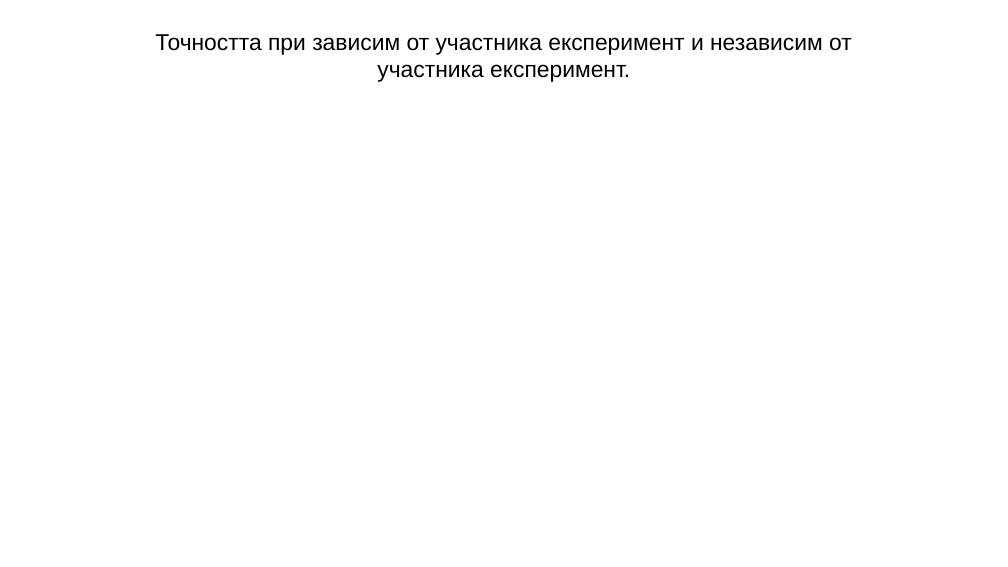
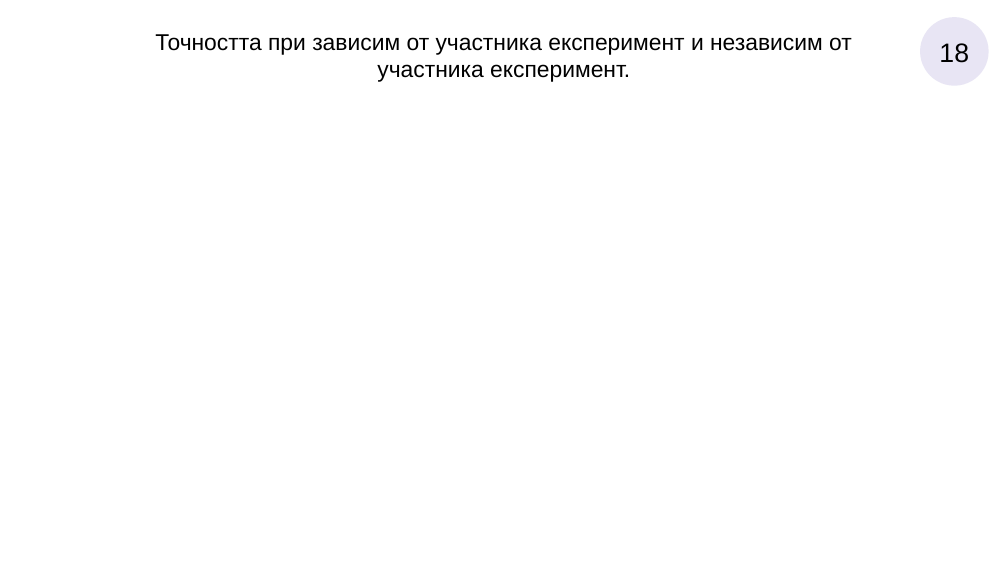
Before and after one commit to GeorgeChaparov/University-Theses, a slide deck: slide 19 of Presentation.odp (slide 17 before the commit). Drawn at 1008x567 pixels with LibreOffice and Linux fonts; fonts in the diff are those of the drawing; background and template pictures are left out. Boxes give left, top, right and bottom in pixels: in the first picture for what was removed or moved away, otherwise in the second. Text is boxed around its words. In the diff, an @@ line names an element or a change of style, - is before the commit and + after.

```diff
--- a/Presentation.odp
+++ b/Presentation.odp
@@ ellipse added at (920, 17, 989, 86), fill #E3DFF2 at 80% opacity, 21 pt, text #000000 @@
+18
```
Also in this commit, not shown: 8 other slides changed, 16 slides added, 13 slides removed, 7 other files.
